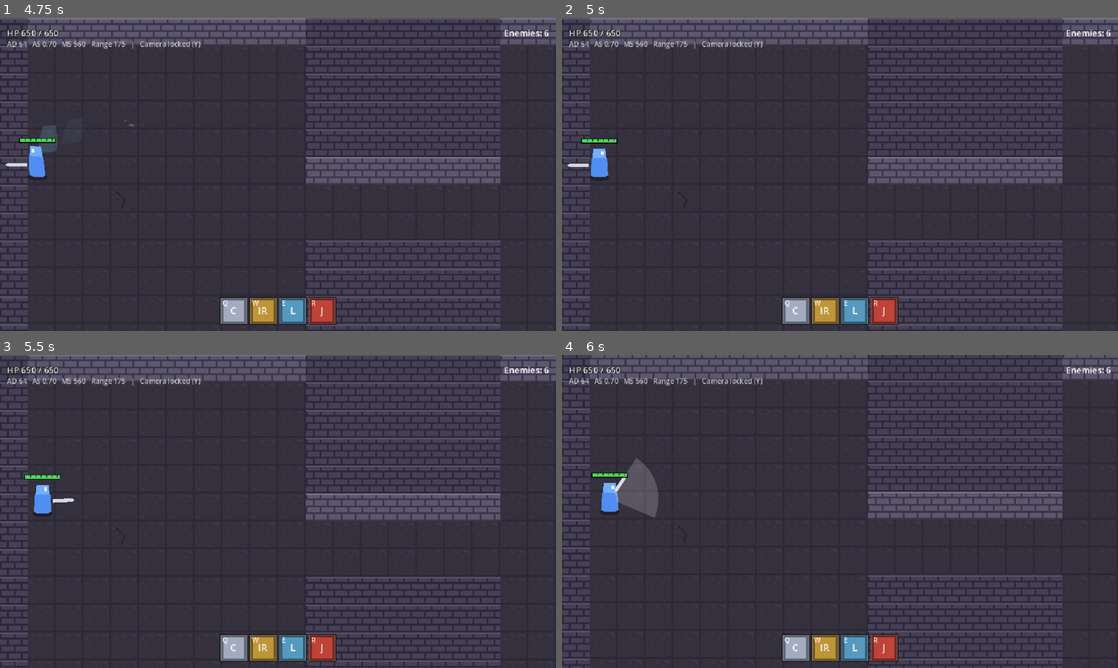
Above: before the commit, frames 1-4 (two rows, left to right).
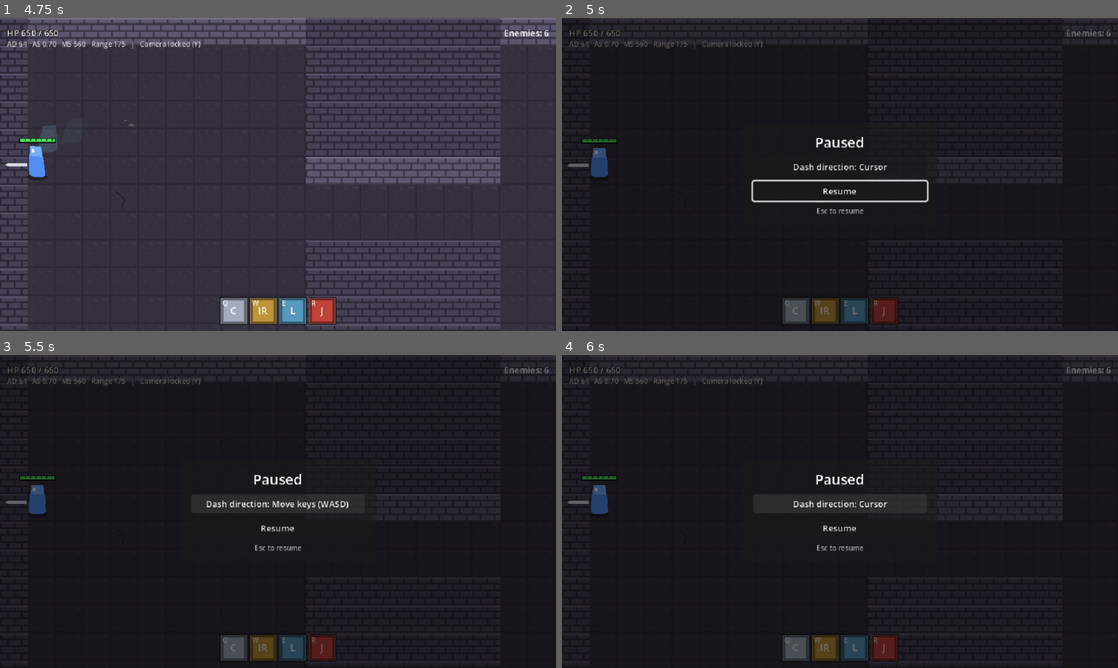
Above: after the commit, the same moments.

Repository: RyanAndrewsJR/uhgame
Game: Godot game, scene res://scenes/main.tscn
The game is run twice, just before and just after one commit, with the same random seed, the same clock (stepped at 60 frames per second) and the same inputs.
Inputs (mouse positions are in pixels of both pictures, inside the frame that each line leads up to):
- Up to frame 1 (4.75 s): tap Enter at 0.5 s; move the mouse to (400, 158) at 0.52 s; hold D (move_right) 0.53-1.28 s; tap Space (dash) at 0.6, 1.55, 2.3, 3.05, 3.8, 4.55 s; move the mouse to (166, 190) at 1.27 s; hold S (move_down) 1.28-2.03 s; tap E (ability_e) at 1.35 s; move the mouse to (333, 105) at 2.02 s; hold D (move_right) 2.03-2.78 s; tap Q (ability_q) at 2.1 s; move the mouse to (250, 237) at 2.77 s; hold W (move_up) 2.78-3.53 s; tap R (ability_r) at 2.85 s; move the mouse to (444, 221) at 3.52 s; hold A (move_left) from 3.53 s (still down); right-click (444, 221) at 3.6 s; tap Backspace (restart) at 4.15 s; move the mouse to (111, 127) at 4.27 s; click (111, 127) at 4.35 s
- Up to frame 2 (5 s): keep holding A (move_left); tap Escape (ui_cancel) at 4.9 s
- Up to frame 3 (5.5 s): release A (move_left) at 5 s; click (278, 505) at 5 s, where only the run after the commit has a clickable "Dash direction: Cursor"
- Up to frame 4 (6 s): click (840, 505) at 5.75 s, where only the run after the commit has a clickable "Dash direction: Move keys (WA…"

Frame 1 is identical in both runs. In frame 2, 100% of the frame differs, in the area x 0-100%, y 0-100%; in frame 3, 96%; in frame 4, 92%.

Commit message:
Dash direction option: Esc pause menu and Settings autoload

Diff:
--- a/game/project.godot
+++ b/game/project.godot
@@ -20,6 +20,7 @@
 GameFeel="*res://scripts/autoload/game_feel.gd"
 Events="*res://scripts/autoload/events.gd"
 WorldQuery="*res://scripts/autoload/world_query.gd"
+Settings="*res://scripts/autoload/settings.gd"
 
 [display]
 
--- /dev/null
+++ b/game/scenes/ui/pause_menu.tscn
@@ -0,0 +1,65 @@
+[gd_scene format=3]
+
+[ext_resource type="Script" path="res://scripts/ui/pause_menu.gd" id="1_menu"]
+
+[node name="PauseMenu" type="CanvasLayer"]
+process_mode = 3
+layer = 10
+visible = false
+script = ExtResource("1_menu")
+
+[node name="Dim" type="ColorRect" parent="."]
+anchors_preset = 15
+anchor_right = 1.0
+anchor_bottom = 1.0
+grow_horizontal = 2
+grow_vertical = 2
+color = Color(0, 0, 0, 0.55)
+
+[node name="Center" type="CenterContainer" parent="."]
+anchors_preset = 15
+anchor_right = 1.0
+anchor_bottom = 1.0
+grow_horizontal = 2
+grow_vertical = 2
+mouse_filter = 2
+
+[node name="Panel" type="PanelContainer" parent="Center"]
+layout_mode = 2
+
+[node name="Margin" type="MarginContainer" parent="Center/Panel"]
+layout_mode = 2
+theme_override_constants/margin_left = 12
+theme_override_constants/margin_top = 10
+theme_override_constants/margin_right = 12
+theme_override_constants/margin_bottom = 10
+
+[node name="VBox" type="VBoxContainer" parent="Center/Panel/Margin"]
+layout_mode = 2
+theme_override_constants/separation = 6
+
+[node name="Title" type="Label" parent="Center/Panel/Margin/VBox"]
+layout_mode = 2
+theme_override_font_sizes/font_size = 16
+text = "Paused"
+horizontal_alignment = 1
+
+[node name="DashButton" type="Button" parent="Center/Panel/Margin/VBox"]
+unique_name_in_owner = true
+custom_minimum_size = Vector2(200, 0)
+layout_mode = 2
+theme_override_font_sizes/font_size = 10
+text = "Dash direction: Cursor"
+
+[node name="ResumeButton" type="Button" parent="Center/Panel/Margin/VBox"]
+unique_name_in_owner = true
+layout_mode = 2
+theme_override_font_sizes/font_size = 10
+text = "Resume"
+
+[node name="Hint" type="Label" parent="Center/Panel/Margin/VBox"]
+layout_mode = 2
+theme_override_colors/font_color = Color(1, 1, 1, 0.6)
+theme_override_font_sizes/font_size = 8
+text = "Esc to resume"
+horizontal_alignment = 1
--- /dev/null
+++ b/game/scripts/autoload/settings.gd
@@ -0,0 +1,68 @@
+extends Node
+## The player's own preferences (the pause menu's options), saved to
+## user://settings.cfg so they survive restarts. Autoloaded as Settings.
+## Gameplay reads them through the getters and listens to setting_changed to
+## apply a change at once, even mid-run.
+##
+## Designer tuning never lives here: that's exports and .tres files.
+
+signal setting_changed(key: StringName, value: Variant)
+
+## Which way the dash goes.
+enum DashDirection {
+	CURSOR,     ## Toward the cursor at the moment Space is pressed.
+	MOVE_KEYS,  ## The held WASD direction, or facing if none.
+}
+
+const SAVE_PATH := "user://settings.cfg"
+const DASH_DIRECTION := &"dash_direction"
+
+# Saved as readable words, so a hand-edited or old file can't pick a wrong
+# enum value. Unknown words fall back to the default.
+const _DASH_DIRECTION_NAMES := {
+	DashDirection.CURSOR: "cursor",
+	DashDirection.MOVE_KEYS: "move_keys",
+}
+
+var _dash_direction: DashDirection = DashDirection.CURSOR
+
+
+func _ready() -> void:
+	load_settings()
+
+
+# --- Queries ------------------------------------------------------------------
+
+func get_dash_direction() -> DashDirection:
+	return _dash_direction
+
+
+# --- Commands -----------------------------------------------------------------
+
+## Saves at once and emits setting_changed if the value changed.
+func set_dash_direction(value: DashDirection) -> void:
+	if value == _dash_direction:
+		return
+	_dash_direction = value
+	save_settings()
+	setting_changed.emit(DASH_DIRECTION, value)
+
+
+## Reads SAVE_PATH. A missing or unreadable file keeps the defaults.
+func load_settings() -> void:
+	var cfg := ConfigFile.new()
+	if cfg.load(SAVE_PATH) != OK:
+		return
+	var dash_name: String = str(cfg.get_value("controls", DASH_DIRECTION, ""))
+	for value in _DASH_DIRECTION_NAMES:
+		if _DASH_DIRECTION_NAMES[value] == dash_name:
+			_dash_direction = value
+
+
+func save_settings() -> void:
+	var cfg := ConfigFile.new()
+	cfg.load(SAVE_PATH)   # Keep any other sections already in the file.
+	cfg.set_value("controls", DASH_DIRECTION, _DASH_DIRECTION_NAMES[_dash_direction])
+	var err := cfg.save(SAVE_PATH)
+	if err != OK:
+		push_warning("Settings: couldn't save %s (error %d)" % [SAVE_PATH, err])
--- a/game/scripts/main.gd
+++ b/game/scripts/main.gd
@@ -6,12 +6,14 @@
 
 @export var room_scene: PackedScene = preload("res://scenes/rooms/room_01.tscn")
 @export var player_scene: PackedScene = preload("res://scenes/player/player.tscn")
+@export var pause_menu_scene: PackedScene = preload("res://scenes/ui/pause_menu.tscn")
 
 @onready var hud: CanvasLayer = $HUD
 @onready var camera: Camera2D = $Camera
 
 var room: Room
 var player: Player
+var pause_menu: PauseMenu
 var _game_over := false
 
 
@@ -41,6 +43,9 @@
 
 	_setup_camera()
 
+	pause_menu = pause_menu_scene.instantiate()
+	add_child(pause_menu)
+
 
 func _process(_delta: float) -> void:
 	if not is_instance_valid(player):
@@ -57,6 +62,10 @@
 func _unhandled_input(event: InputEvent) -> void:
 	if event.is_action_pressed("restart"):
 		get_tree().reload_current_scene()
+	elif event.is_action_pressed("ui_cancel") and not pause_menu.is_open():
+		# Esc pauses. An Esc that cancels an aimed ability never gets here:
+		# Player handles it first (deeper in the tree) and marks it handled.
+		pause_menu.open()
 
 
 func _setup_camera() -> void:
--- a/game/scripts/player/player.gd
+++ b/game/scripts/player/player.gd
@@ -117,7 +117,11 @@
 		attack_move_armed = true
 	elif event.is_action_pressed("ui_cancel"):
 		attack_move_armed = false
-		aiming_slot = &""
+		if aiming_slot != &"":
+			aiming_slot = &""
+			queue_redraw()
+			# This Esc only cancels the aim; it doesn't open the pause menu.
+			get_viewport().set_input_as_handled()
 	elif event.is_action_pressed("select") and attack_move_armed:
 		attack_move_armed = false
 		var enemy := _enemy_under_mouse()
--- a/game/scripts/player/player_input.gd
+++ b/game/scripts/player/player_input.gd
@@ -9,8 +9,8 @@
 ##   at a time: a newer press replaces an older one. The timer pauses while a
 ##   dash, a cast or a basic attack swing is playing out, so a press during
 ##   one fires when it ends.
-## - Dash (Space): toward the cursor at the moment of the press
-##   (dash_toward_cursor); off: the held direction, or facing if none.
+## - Dash (Space): toward the cursor at the moment of the press, or the held
+##   direction (facing if none): the player's choice (Settings, pause menu).
 ## - Attack (left mouse): the next swing of the basic attack combo toward the
 ##   cursor (AutoAttackComponent.try_swing(), COMBAT.md). A press during a
 ##   swing queues the next one. A legal press also emits
@@ -38,7 +38,9 @@
 @export var dash_strike_window: float = 0.1
 ## On: the dash goes toward the cursor as it was when Space was pressed (a
 ## buffered dash keeps that direction). Off: the held WASD direction, or
-## facing if none (the old behavior).
+## facing if none (the old behavior). The player picks this in the pause
+## menu: it's set from Settings at start and whenever they change it, so an
+## Inspector value only lasts until then.
 @export var dash_toward_cursor: bool = true
 
 ## Held movement direction this frame (length 0..1, diagonals normalized).
@@ -59,6 +61,17 @@
 	assert(player != null, "PlayerInput must be a child of a Player")
 	# Run before MovementComponent so this frame's input moves this frame.
 	process_physics_priority = -10
+	_apply_dash_direction()
+	Settings.setting_changed.connect(_on_settings_setting_changed)
+
+
+func _apply_dash_direction() -> void:
+	dash_toward_cursor = Settings.get_dash_direction() == Settings.DashDirection.CURSOR
+
+
+func _on_settings_setting_changed(key: StringName, _value: Variant) -> void:
+	if key == Settings.DASH_DIRECTION:
+		_apply_dash_direction()
 
 
 ## Notes a movement press that starts while a cast is already running, for
--- /dev/null
+++ b/game/scripts/ui/pause_menu.gd
@@ -0,0 +1,60 @@
+class_name PauseMenu
+extends CanvasLayer
+## Esc pause menu: pauses the game and shows the player's options (Settings).
+## main.gd opens it on Esc (unless that Esc cancelled an aimed ability);
+## Esc again or Resume closes it. Runs while the game is paused
+## (process_mode = Always in pause_menu.tscn).
+
+@onready var _dash_button: Button = %DashButton
+@onready var _resume_button: Button = %ResumeButton
+
+
+func _ready() -> void:
+	visible = false
+	_dash_button.pressed.connect(_on_dash_button_pressed)
+	_resume_button.pressed.connect(close)
+	Settings.setting_changed.connect(_on_settings_setting_changed)
+	_refresh()
+
+
+func is_open() -> bool:
+	return visible
+
+
+func open() -> void:
+	if visible:
+		return
+	visible = true
+	get_tree().paused = true
+	_refresh()
+	_resume_button.grab_focus()
+
+
+func close() -> void:
+	if not visible:
+		return
+	visible = false
+	# Don't leave a hidden button focused: Space (dash) is also ui_accept.
+	get_viewport().gui_release_focus()
+	get_tree().paused = false
+
+
+func _unhandled_input(event: InputEvent) -> void:
+	if visible and event.is_action_pressed("ui_cancel"):
+		close()
+		# Main would otherwise see the same Esc and open the menu again.
+		get_viewport().set_input_as_handled()
+
+
+func _on_dash_button_pressed() -> void:
+	var cursor := Settings.get_dash_direction() == Settings.DashDirection.CURSOR
+	Settings.set_dash_direction(Settings.DashDirection.MOVE_KEYS if cursor else Settings.DashDirection.CURSOR)
+
+
+func _on_settings_setting_changed(_key: StringName, _value: Variant) -> void:
+	_refresh()
+
+
+func _refresh() -> void:
+	var cursor := Settings.get_dash_direction() == Settings.DashDirection.CURSOR
+	_dash_button.text = "Dash direction: %s" % ("Cursor" if cursor else "Move keys (WASD)")
Not shown, added: game/scripts/autoload/settings.gd.uid
Not shown, added: game/scripts/ui/pause_menu.gd.uid
Not shown, changed: CLAUDE.md
Not shown, changed: docs/CONVENTIONS.md
Not shown, changed: docs/DECISIONS.md
Not shown, changed: docs/MOVEMENT.md
